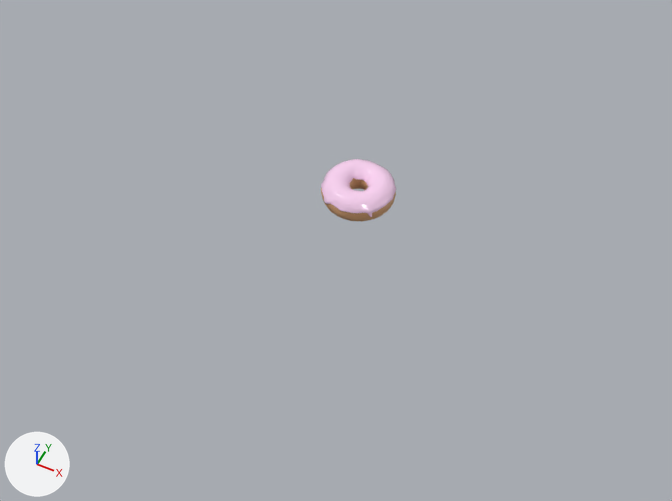
Renders of the Blender file donut.blend from each side of a commit.
The view is the same before and after, from a 50 mm lens placed at (1.21, -2.63, 2.84), pointed at (0.0, -0.22, -0.17). The axes (+X, +Y, +Z) are drawn at lower left. The lights are the same throughout.

The first picture shows 'Donut', 'Glazing'.
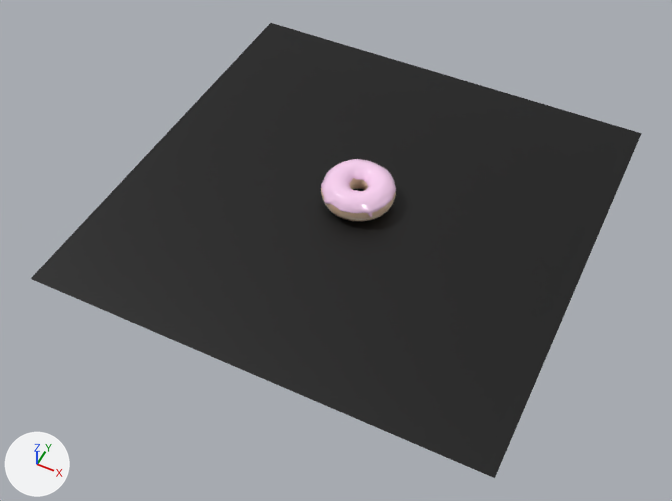
Location of each change, [x1, y1, x2, y2] in pixels of the pictures (672 x 501 px):
```json
{"object": "Plane", "change": "shown", "after": [31, 23, 642, 478], "on screen": "black"}
```

The change, as JSON lines over the scene's bpy script:
```json
{"op": "remove", "block": "ob_plane", "code": "ob_plane.hide_set(True)"}
```
